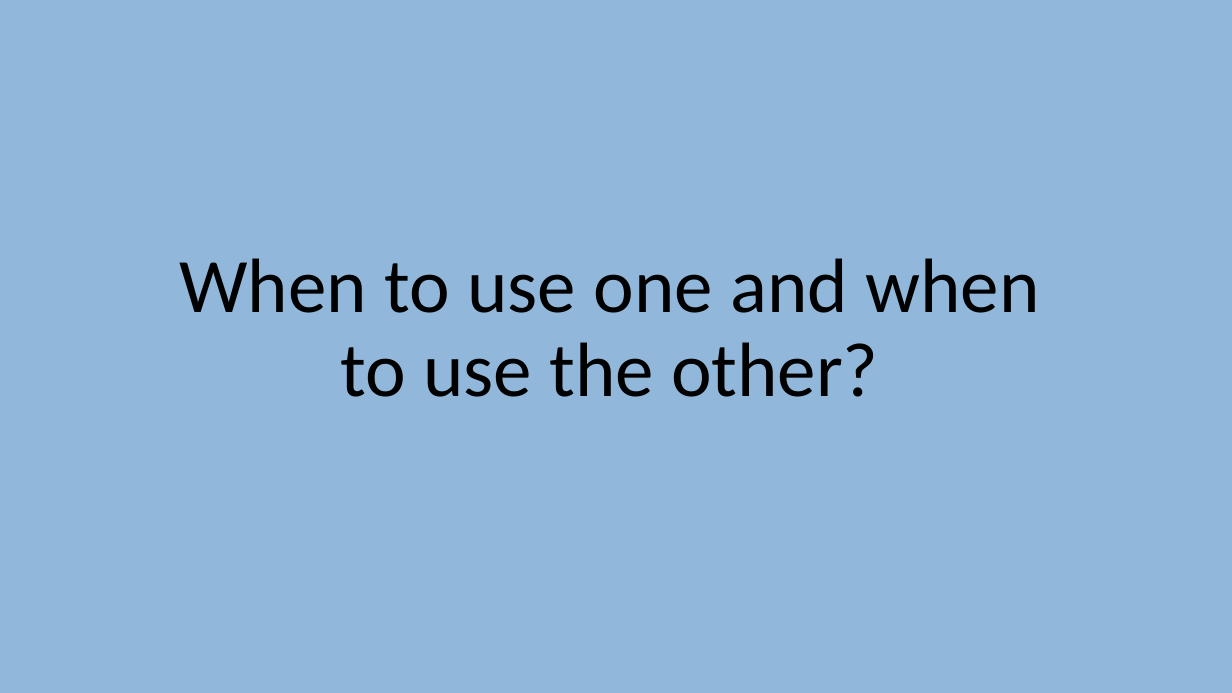
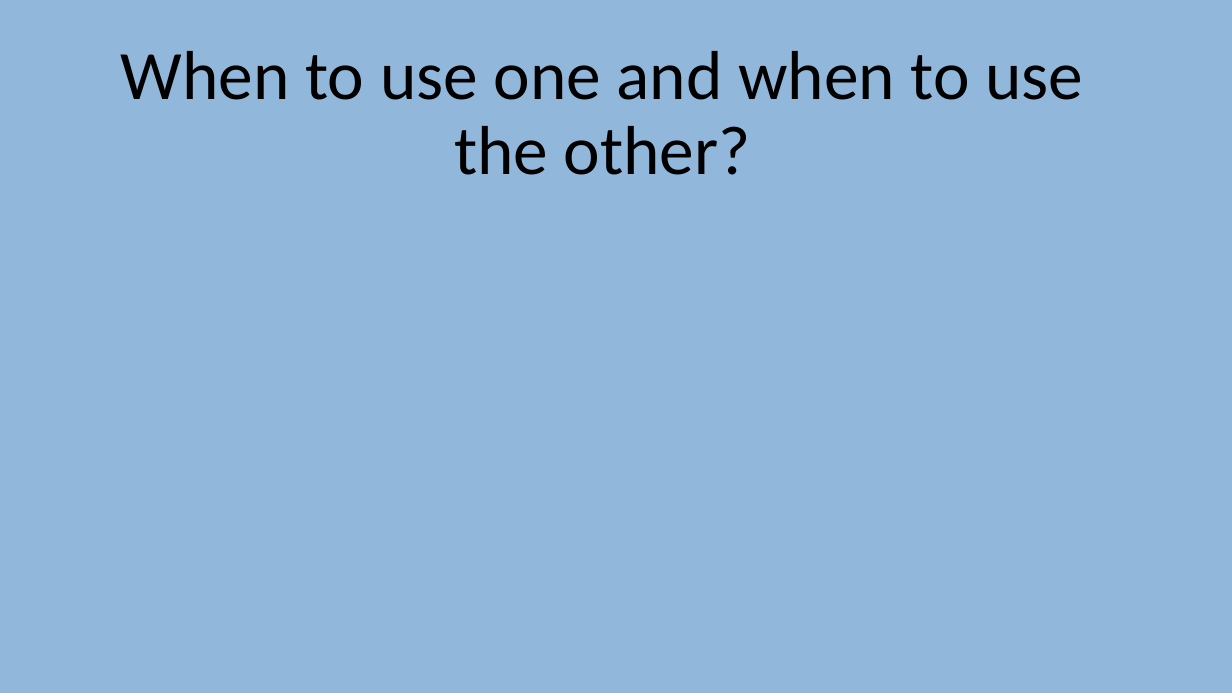
Before and after one commit to EmanueleCitarella/presentationAS, a slide deck: slide 28 of Sql vs NoSql.pptx (slide 26 before the commit). Drawn at 1232x693 pixels with LibreOffice and Linux fonts; fonts in the diff are those of the drawing. Boxes give left, top, right and bottom in pixels: in the first picture for what was removed or moved away, otherwise in the second. Text is boxed around its words. In the diff, an @@ line names an element or a change of style, - is before the commit and + after.

```diff
--- a/Sql vs NoSql.pptx
+++ b/Sql vs NoSql.pptx
@@ title "When to use one and ...": place and size @@
-title "When to use one and ..." at [179, 258, 1039, 397]
+title "When to use one and ..." at [121, 51, 1083, 175]
@@ title "When to use one and ..." at [121, 51, 1083, 175]: size 60 to 54 pt @@
```
Also in this commit, not shown: 14 other slides changed, 17 slides added, 14 slides removed, 1 other file.
